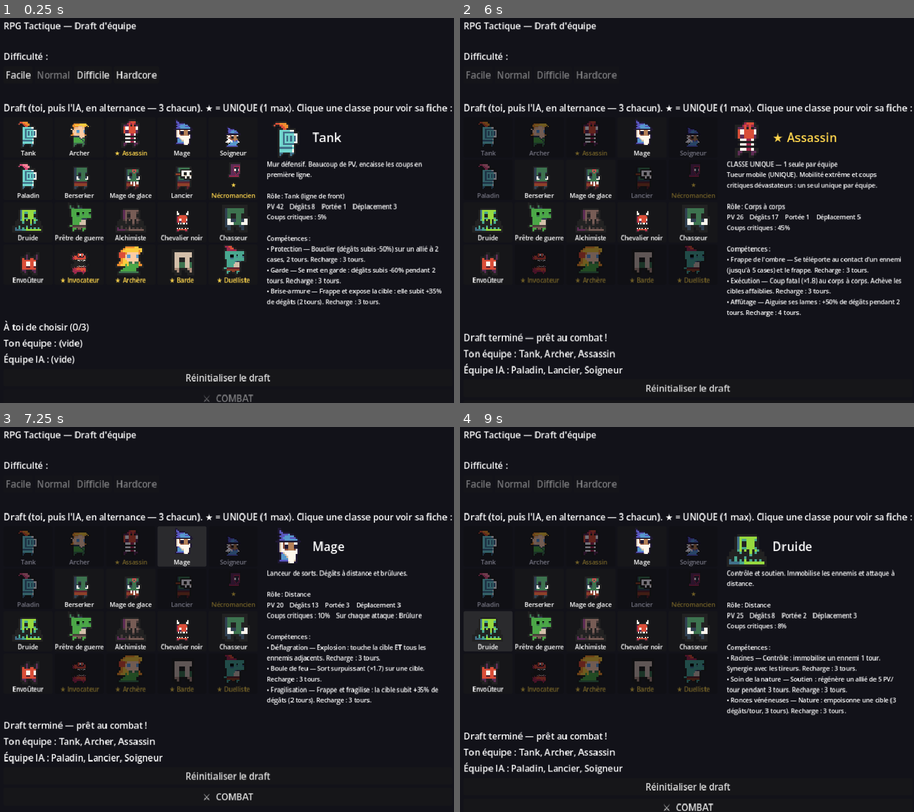
Above: before the commit, frames 1-4 (two rows, left to right).
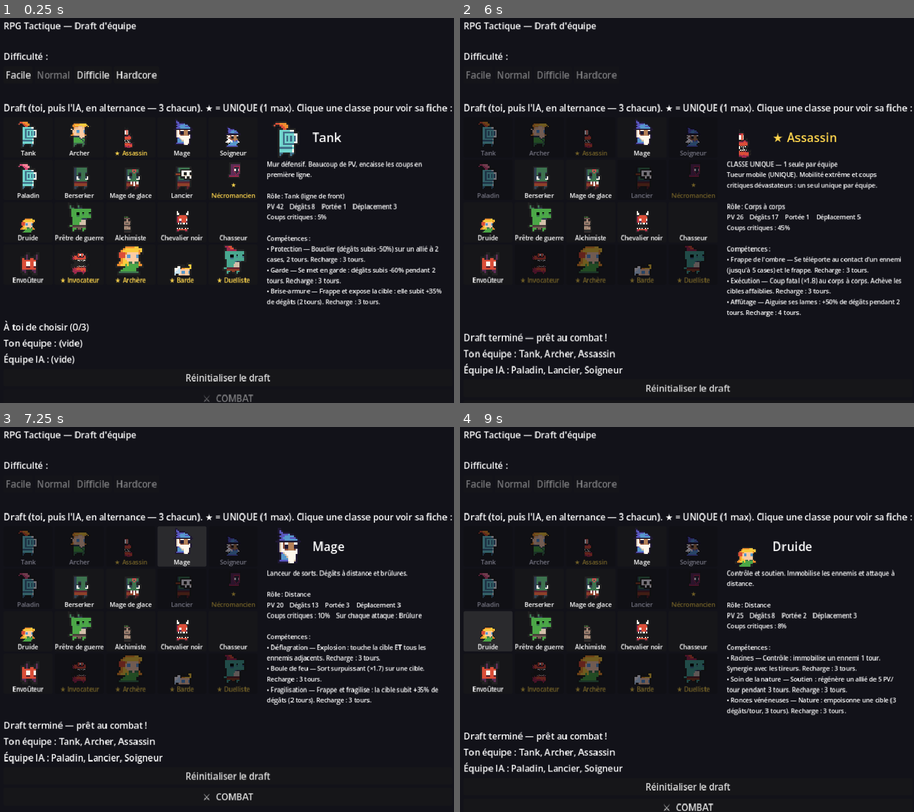
Above: after the commit, the same moments.

Repository: bodji27200-web/mon-jeux-video-
Game: Godot game, scene res://TeamSelect.tscn
The game is run twice, just before and just after one commit, with the same random seed, the same clock (stepped at 60 frames per second) and the same inputs.
Inputs (mouse positions are in pixels of both pictures, inside the frame that each line leads up to):
- Up to frame 1 (0.25 s): no input
- Up to frame 2 (6 s): click "Facile" at 0.5 s; click "Normal" at 1.25 s; click "Difficile" at 2 s; click "Normal" at 2.75 s; click "Hardcore" at 3.5 s; click (487, 137) at 4.27 s; click (537, 137) at 5.02 s; click (591, 137) at 5.77 s
- Up to frame 3 (7.25 s): click (181, 546) at 6.52 s
- Up to frame 4 (9 s): click (537, 588) at 7.27 s; click (591, 588) at 8.02 s; click (487, 631) at 8.77 s

The runs differ from the first frame. In frame 1, 0.9% of the frame differs, in the area x 3-55%, y 26-67%; in frame 2, 1.2%; in frame 3, 0.9%; in frame 4, 1.2%, in the area x 3-68%, y 26-67%.

Commit message:
Lot D : sprites rôles corrigés — druide/alchimiste/assassin/barde remappés
Utilise 4 sprites inutilisés du tileset 0x72 découverts par scan pixel :
- druide → hero_12 (blonde en vert, y=434) — correspond au rôle nature
- alchimiste → hero_9 (gnome gris, y=264) — correspond au rôle inventeur
- assassin → hero_11 (cape sombre, y=360) — correspond au rôle furtif
- barde → sprite x=368/y=360 (nouvelle silhouette blonde/bleu)
- chasseur : supprimé du dict (goblin inadapté) → fallback vectoriel avec arc

https://claude.ai/code/session_01J6hbyjDTLLPj9SyyuD84C8

Diff:
--- a/Unit.gd
+++ b/Unit.gd
@@ -23,7 +23,7 @@
 	"archere":         Rect2(128, 16, 16, 16),   # elf_f
 	"mage":            Rect2(128, 170, 16, 22),  # wizzard_m
 	"soigneur":        Rect2(128, 132, 16, 28),  # wizzard_f
-	"assassin":        Rect2(368, 303, 16, 17),  # wogol
+	"assassin":        Rect2(128, 360, 16, 40),  # hero_11 (cape sombre, bien mieux que wogol)
 	"duelliste":       Rect2(128, 205, 16, 19),  # lizard_f
 	"berserker":       Rect2(368, 204, 16, 20),  # orc_warrior
 	"lancier":         Rect2(368, 172, 16, 20),  # masked_orc
@@ -31,12 +31,12 @@
 	"mage_glace":      Rect2(368, 236, 16, 20),  # orc_shaman
 	"necromancien":    Rect2(366, 270, 16, 20),  # necromancer
 	"envouteur":       Rect2(368, 48, 16, 16),   # imp
-	"druide":          Rect2(432, 112, 16, 16),  # swampy
-	"alchimiste":      Rect2(368, 112, 16, 16),  # muddy
-	"chasseur":        Rect2(368, 37, 16, 11),   # goblin
+	"druide":          Rect2(128, 434, 16, 28),  # hero_12 : blonde en vert = nature parfaite
+	"alchimiste":      Rect2(128, 264, 16, 36),  # hero_9 : gnome/nain gris = inventeur
+	# chasseur : supprimé (goblin ne convient pas) → fallback vectoriel avec arc
 	"pretreguerrier":  Rect2(128, 237, 16, 19),  # lizard_m
 	"invocateur":      Rect2(16, 364, 32, 36),   # big_demon
-	"barde":           Rect2(368, 20, 16, 12),   # tiny_zombie
+	"barde":           Rect2(368, 360, 16, 20),  # hero nouveau : blonde/bleu (bien mieux que zombie)
 	"squelette_guerrier": Rect2(368, 80, 16, 16),  # skelet
 	"squelette_archer":   Rect2(368, 80, 16, 16),  # skelet
 	"golem_pierre":    Rect2(16, 320, 32, 32),   # ogre
